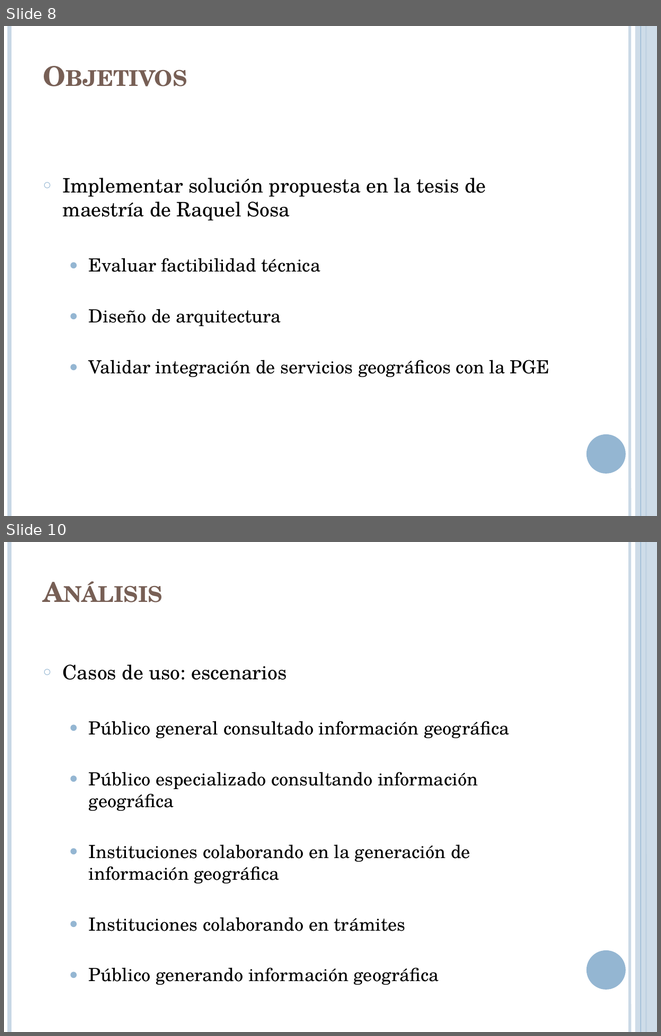
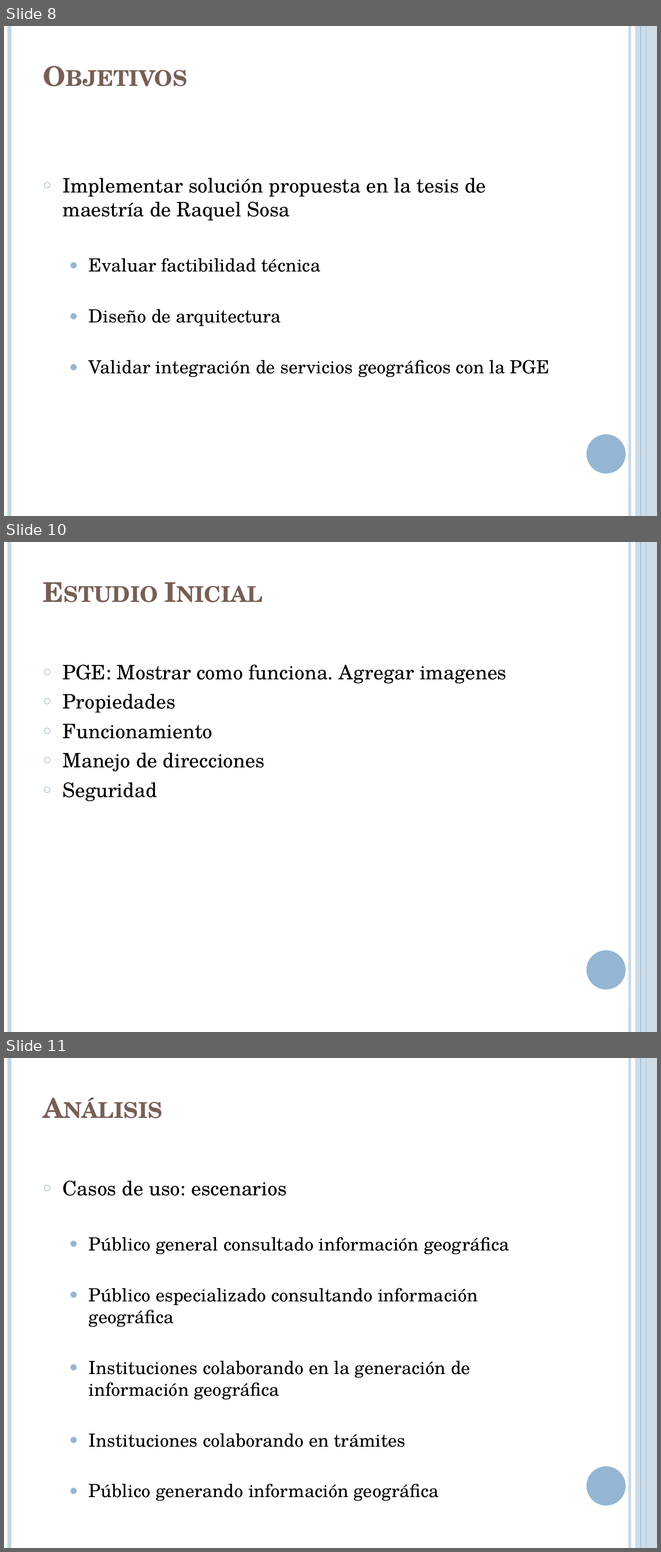
Before and after one commit to lcpaso1/integracion-gis-pge, a slide deck: Presentacion.pptx. Shown one above the other, each under a label of ours: slides 8 and 10 before the commit, slides 8, 10 and 11 after it; the slides between them are not shown. The pictures are 661x1036 and 661x1552 pixels, drawn with LibreOffice and Linux fonts; fonts in the diff are those of the drawing. Boxes give left, top, right and bottom in pixels: in the first picture for what was removed or moved away, otherwise in the second. Text is boxed around its words. In the diff, an @@ line names an element or a change of style, - is before the commit and + after.

```diff
--- a/Presentacion.pptx
+++ b/Presentacion.pptx
@@ slide 10 added at box(4, 542, 657, 1032), background #FFFFFF; not listed: 6 template elements that a slide beside it also shows @@
@@ title added at box(37, 562, 570, 643), 30 pt, text #775F55, bold, small capitals @@
+Estudio Inicial
@@ text added at box(63, 664, 506, 801), 22 pt, text #000000 @@
+○ PGE: Mostrar como funciona. Agregar imagenes
+○ Propiedades
+○ Funcionamiento
+○ Manejo de direcciones
+○ Seguridad
@@ what was slide 10 is now slide 11 @@
```
Also in this commit, not shown: 3 slides changed, 2 other files.
